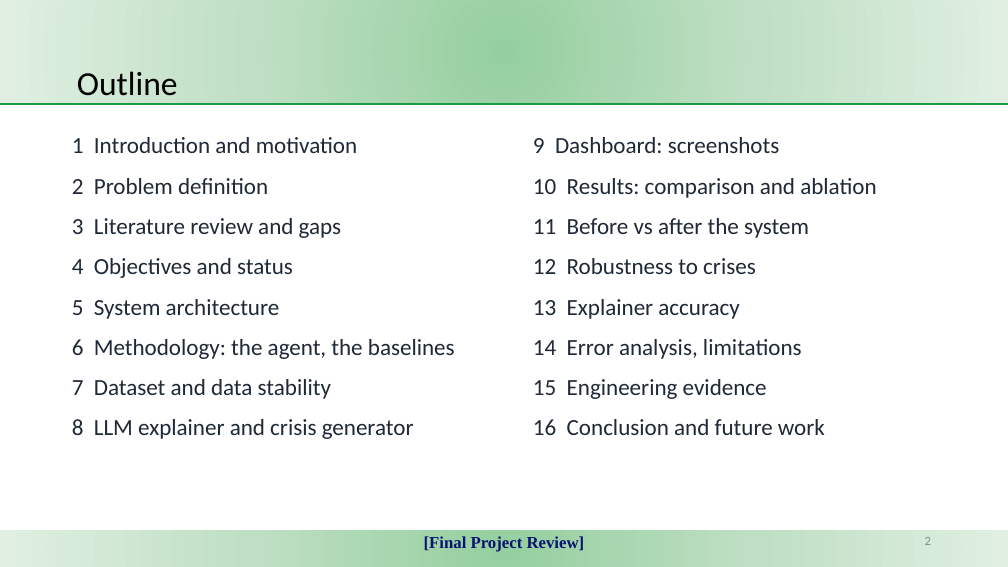
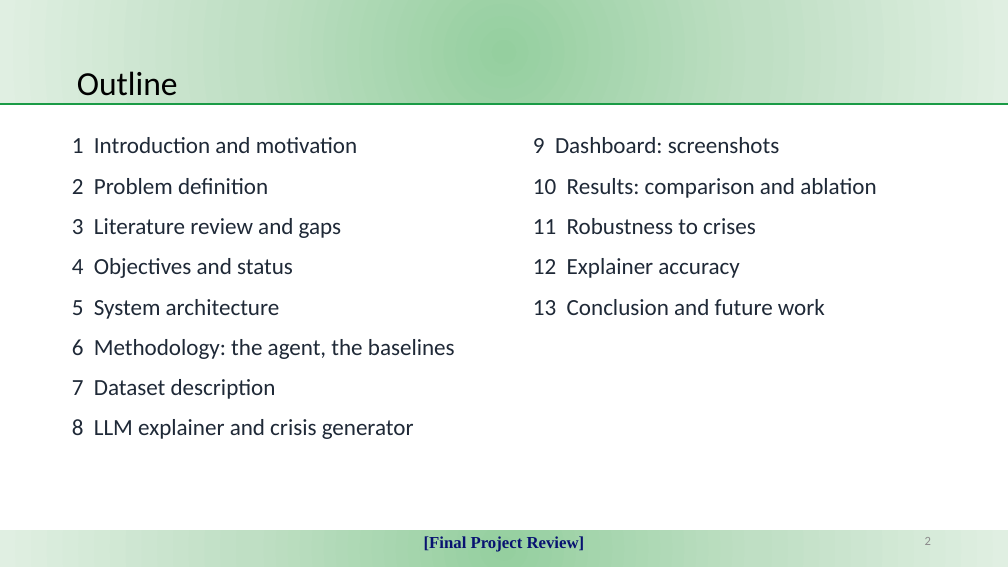
Before and after one commit to KJSK-Koushik/Supply-AI-RL-Explainable-supply-chain-Optimisation, a slide deck: slide 2 of reports/SupplyAI-RL_Final_Project_Review.pptx. Drawn at 1008x567 pixels with LibreOffice and Linux fonts; fonts in the diff are those of the drawing. Boxes give left, top, right and bottom in pixels: in the first picture for what was removed or moved away, otherwise in the second. Text is boxed around its words. In the diff, an @@ line names an element or a change of style, - is before the commit and + after.

Commit message:
Final-review deck: the 25-slide version after the team's edits
Removed the data-age, error-analysis, engineering-evidence and limitations
slides, and brought the outline in line with what is left. The build script
(scripts/build_final_deck.py) still produces the longer 29-slide draft.

```diff
--- a/reports/SupplyAI-RL_Final_Project_Review.pptx
+++ b/reports/SupplyAI-RL_Final_Project_Review.pptx
@@ text at [533,218,825,315]: text changed @@
-11 Before vs after the system
-12 Robustness to crises
-13 Explainer accuracy
-14 Error analysis, limitations
-15 Engineering evidence
-16 Conclusion and future work
+11 Robustness to crises
+12 Explainer accuracy
+13 Conclusion and future work
@@ text at [72,379,276,399]: text changed @@
-7 Dataset and data stability
+7 Dataset description
```
Also in this commit, not shown: 3 other slides changed, 4 slides removed.
